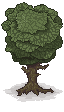
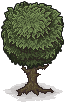
Before/after of a w=64, h=112 layered artwork. What changed in the layer stack:
removed layer "Layer 1" over <box>1,2,63,65</box>
renamed "leaves" to "SummerLeaves", painted on it over <box>1,2,63,68</box>
painted on "trunk" over <box>16,61,53,95</box>
